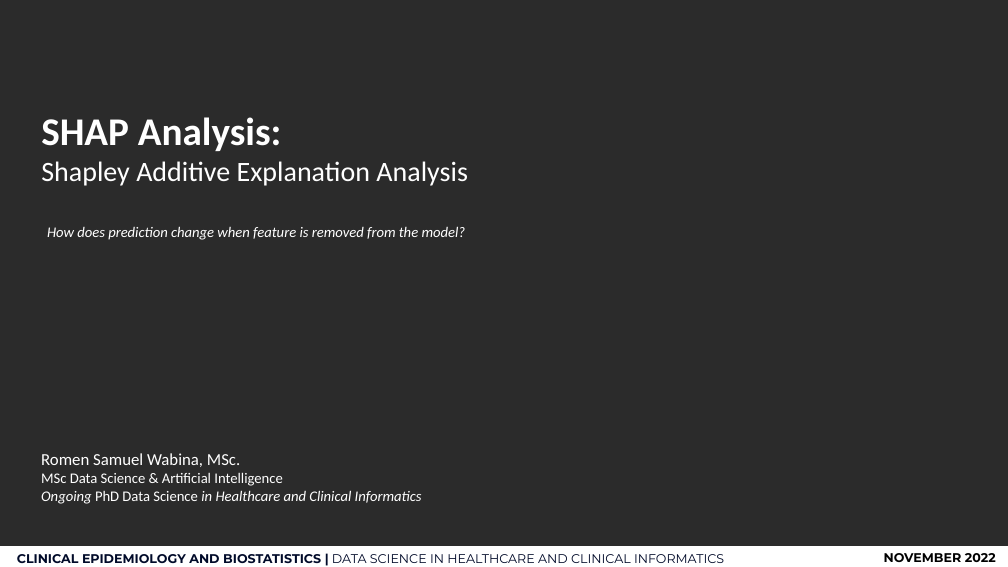
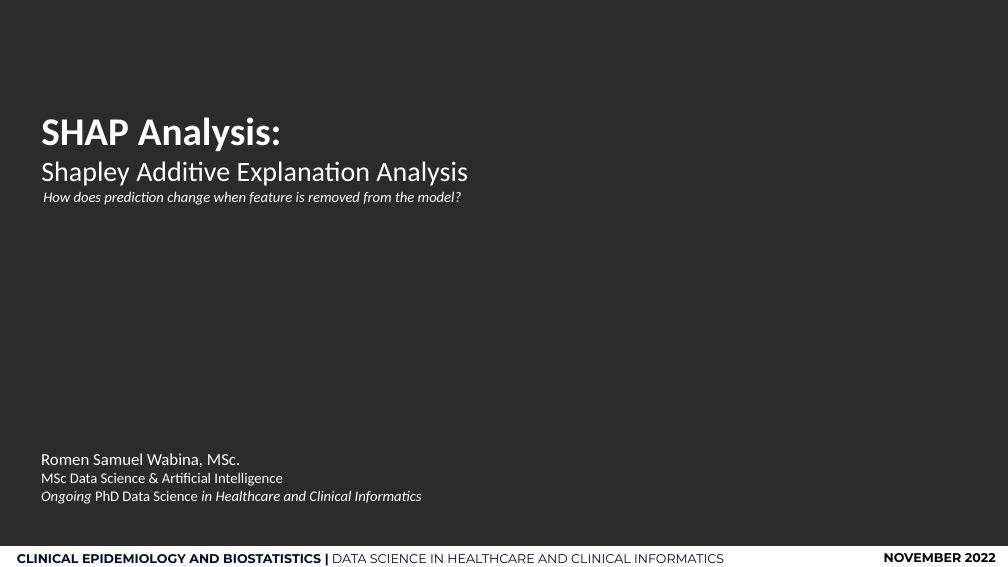
Before and after one commit to rrwabina/RADI608, a slide deck: slide 1 of Group Readings/Assignment 1/references/SHAP Presentation.pptx. Drawn at 1008x567 pixels with LibreOffice and Linux fonts; fonts in the diff are those of the drawing; background and template pictures are left out; a plain dark background stands for a picture behind light text. Boxes give left, top, right and bottom in pixels: in the first picture for what was removed or moved away, otherwise in the second. Text is boxed around its words. In the diff, an @@ line names an element or a change of style, - is before the commit and + after.

```diff
--- a/Group Readings/Assignment 1/references/SHAP Presentation.pptx
+++ b/Group Readings/Assignment 1/references/SHAP Presentation.pptx
@@ text "How does prediction change when ...": place and size @@
-text "How does prediction change when ..." at bbox=[47, 226, 466, 240]
+text "How does prediction change when ..." at bbox=[43, 191, 462, 205]
```
Also in this commit, not shown: 3 other slides changed, 1 slide added, 4 other files.
